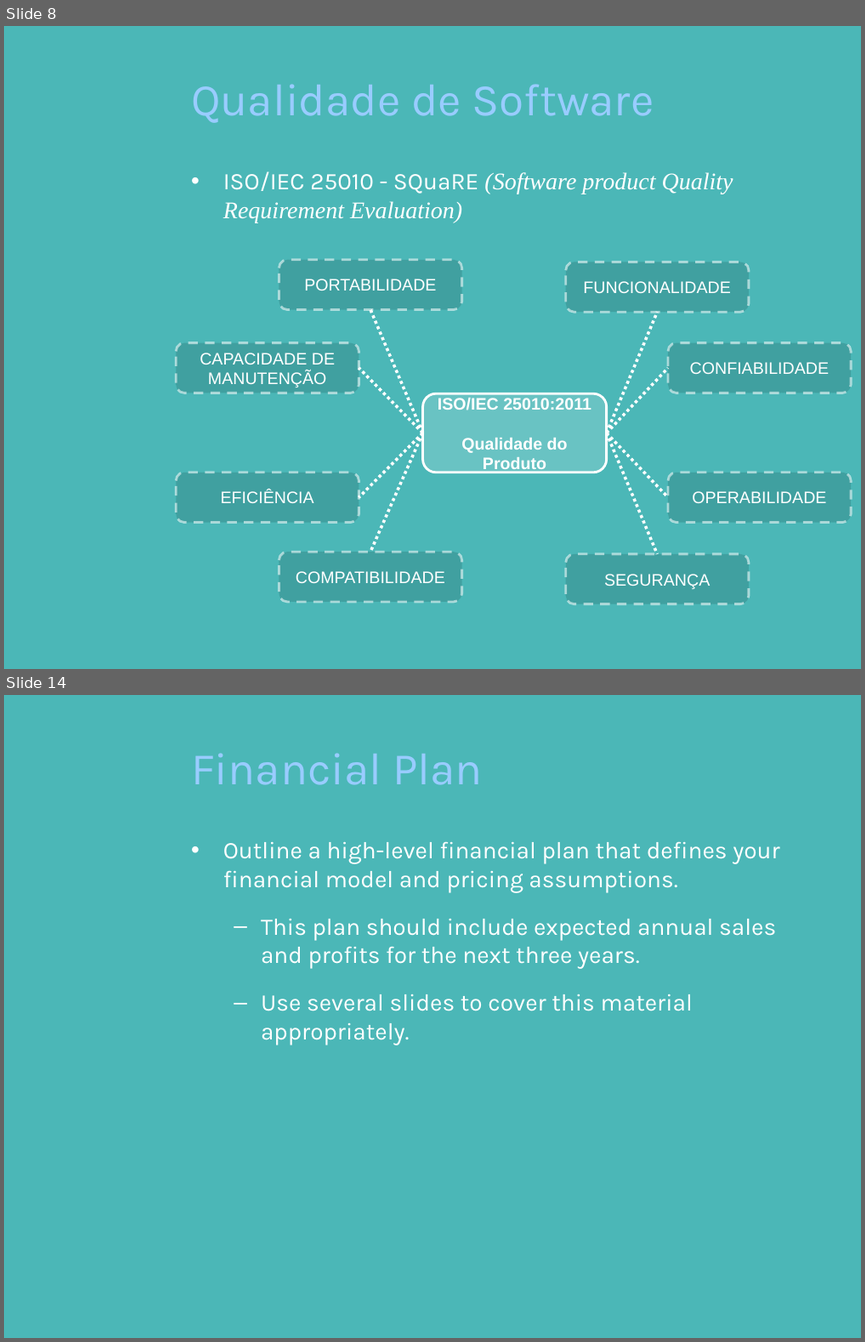
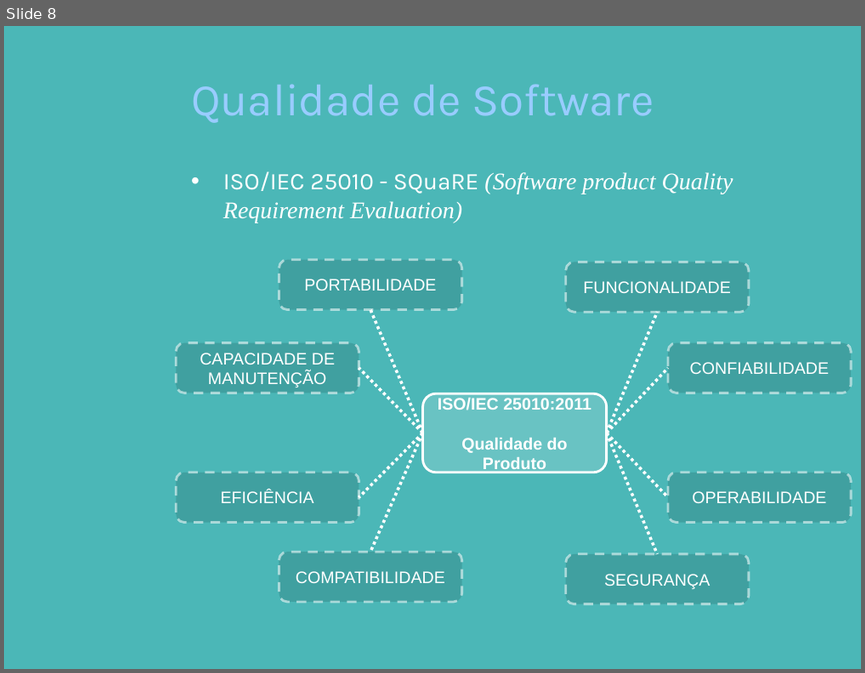
Before and after one commit to pddnew/monografia, a slide deck: presentation/presentation_1.0.0.pptx. Shown one above the other, each under a label of ours: slides 8 and 14 before the commit, slide 8 after it; the slides between them are not shown. The pictures are 865x1342 and 865x673 pixels, drawn with LibreOffice and Linux fonts; fonts in the diff are those of the drawing; background and template pictures are left out. Boxes give left, top, right and bottom in pixels: in the first picture for what was removed or moved away, otherwise in the second. Text is boxed around its words. In the diff, an @@ line names an element or a change of style, - is before the commit and + after.

```diff
--- a/presentation/presentation_1.0.0.pptx
+++ b/presentation/presentation_1.0.0.pptx
@@ slide 14 removed at [4,695,861,1338], background picture (left out) @@
@@ title removed at [191,753,483,785] @@
-Financial Plan
@@ text removed at [223,841,779,1045] @@
-• Outline a high-level financial plan that defines your financial model and pricing assumptions.
-  – This plan should include expected annual sales and profits for the next three years.
-  – Use several slides to cover this material appropriately.
```
Also in this commit, not shown: 2 slides changed, 10 slides added, 7 other slides removed.
